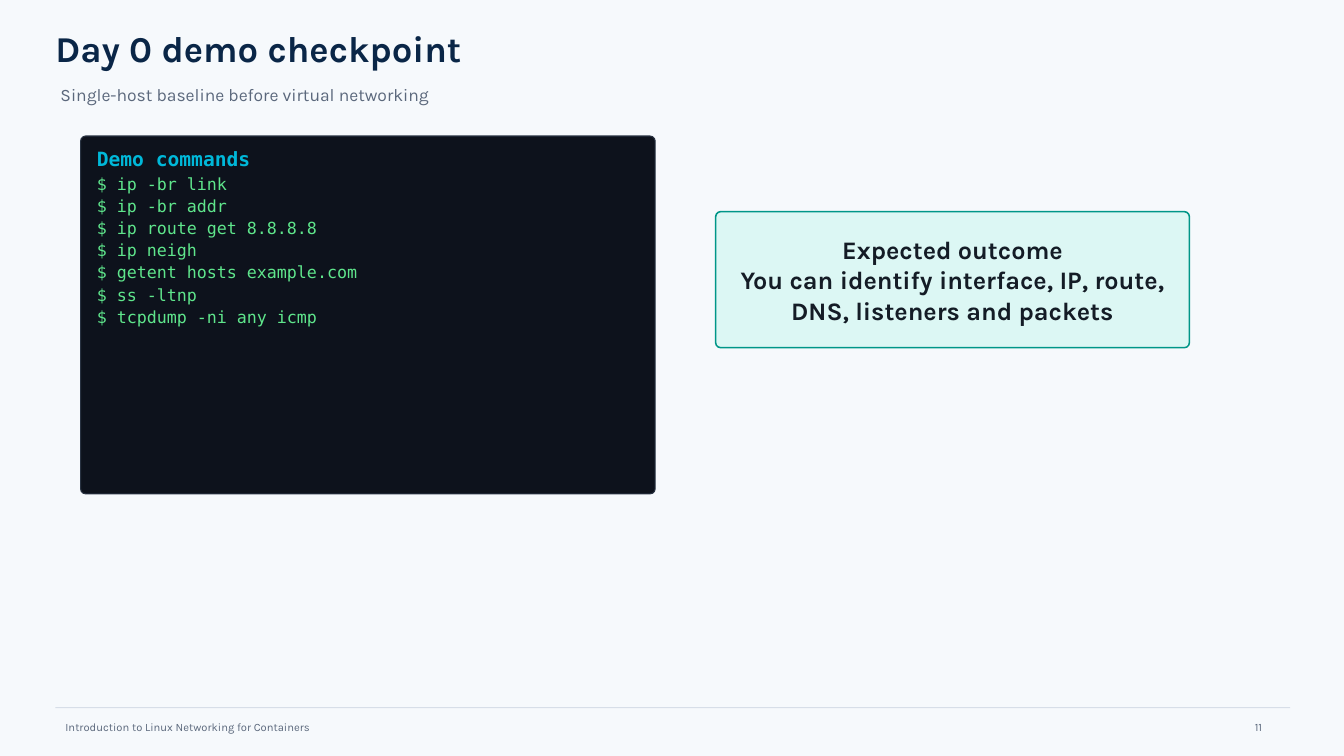
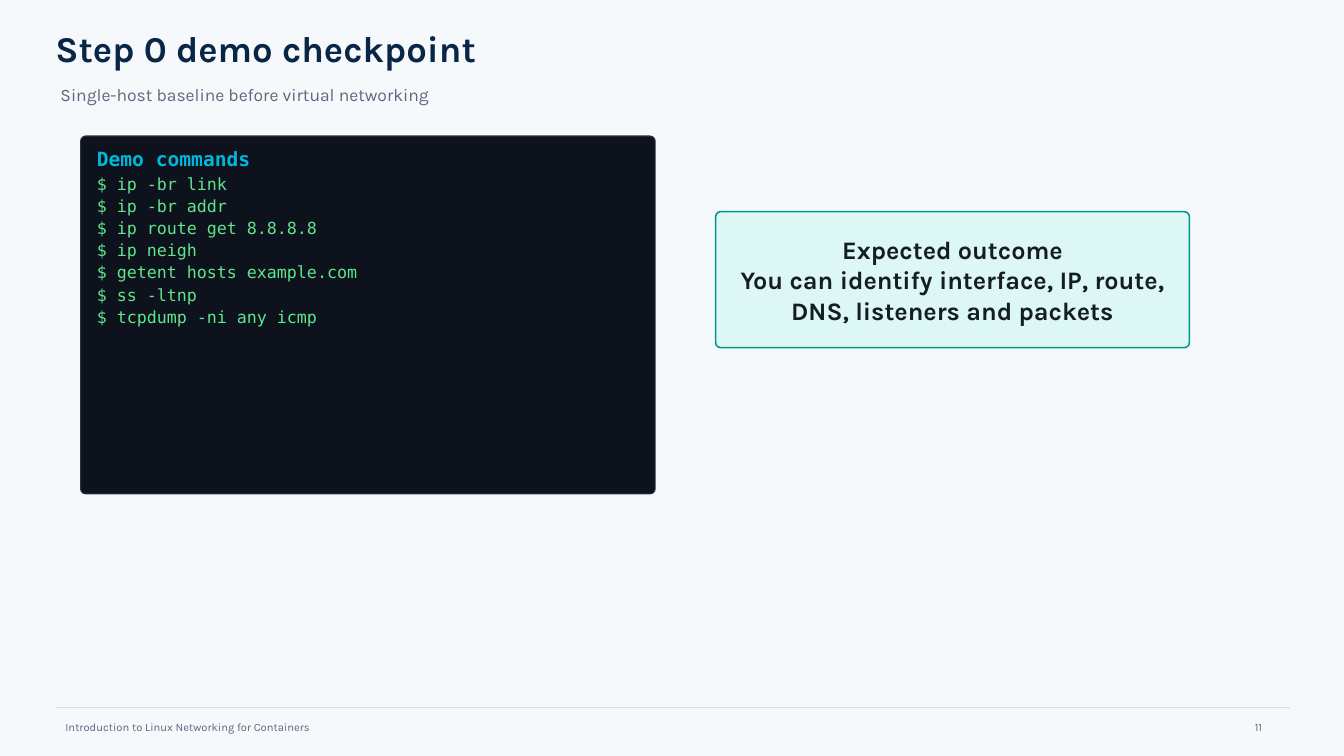
Before and after one commit to ltfe-ict-academy/containerized_infrastructure_and_workload_security, a slide deck: slide 11 of 03_Container_and_Linux_networking/01_Introduction_to_Linux_Networking_for_Containers/introduction_linux_networking_for_containers_combined_50slides.odp. Drawn at 1344x756 pixels with LibreOffice and Linux fonts; fonts in the diff are those of the drawing. Boxes give left, top, right and bottom in pixels: in the first picture for what was removed or moved away, otherwise in the second. Text is boxed around its words. In the diff, an @@ line names an element or a change of style, - is before the commit and + after.

```diff
--- a/03_Container_and_Linux_networking/01_Introduction_to_Linux_Networking_for_Containers/introduction_linux_networking_for_containers_combined_50slides.odp
+++ b/03_Container_and_Linux_networking/01_Introduction_to_Linux_Networking_for_Containers/introduction_linux_networking_for_containers_combined_50slides.odp
@@ text at (x1=55, y1=36, x2=476, y2=71): text changed @@
-Day 0 demo checkpoint
+Step 0 demo checkpoint
```
Also in this commit, not shown: 12 other slides changed.
